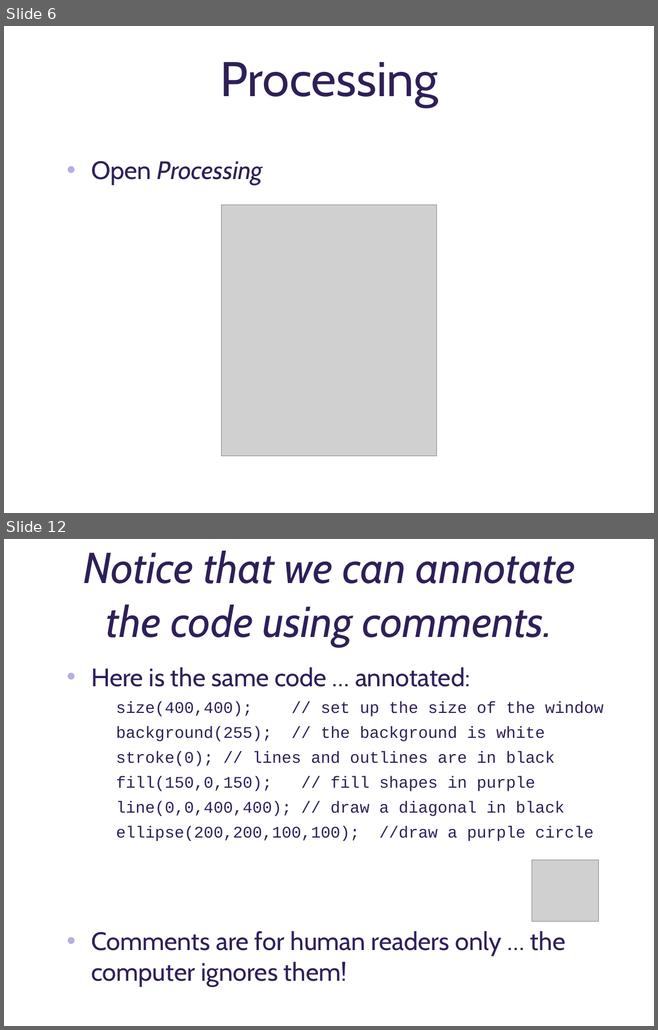
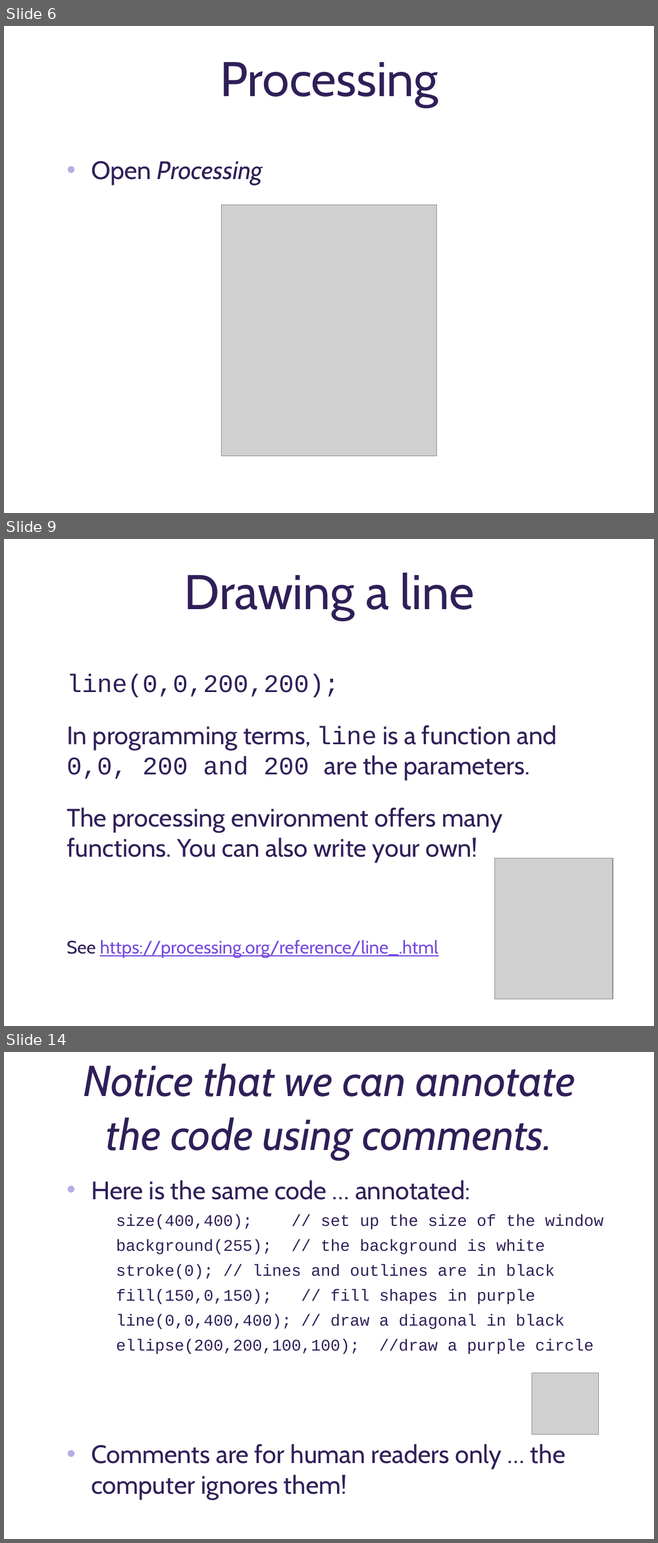
Before and after one commit to deenaengel/TF3_ProcessingSlides, a slide deck: Processing_Presentation_TF3_DE_notes.pptx. Shown one above the other, each under a label of ours: slides 6 and 12 before the commit, slides 6, 9 and 14 after it; the slides between them are not shown. The pictures are 658x1030 and 658x1543 pixels, drawn with LibreOffice and Linux fonts; fonts in the diff are those of the drawing; grey boxes stand for pictures; background and template pictures are left out. Boxes give left, top, right and bottom in pixels: in the first picture for what was removed or moved away, otherwise in the second. Text is boxed around its words. In the diff, an @@ line names an element or a change of style, - is before the commit and + after.

```diff
--- a/Processing_Presentation_TF3_DE_notes.pptx
+++ b/Processing_Presentation_TF3_DE_notes.pptx
@@ slide 9 added at (4, 539, 654, 1026), background picture (left out) @@
@@ title added at (184, 573, 474, 620), 54 pt, text #2F1F58 @@
+Drawing a line
@@ text added at (67, 674, 556, 958), 28 pt, text #2F1F58 @@
+line(0,0,200,200);
+In programming terms, line is a function and 0,0, 200 and 200 are the parameters.
+The processing environment offers many functions. You can also write your own!
+See https://processing.org/reference/line_.html
@@ picture added at (495, 858, 612, 999) @@
@@ what was slide 12 is now slide 14 @@
```
Also in this commit, not shown: 7 slides changed, 1 other slide added.
